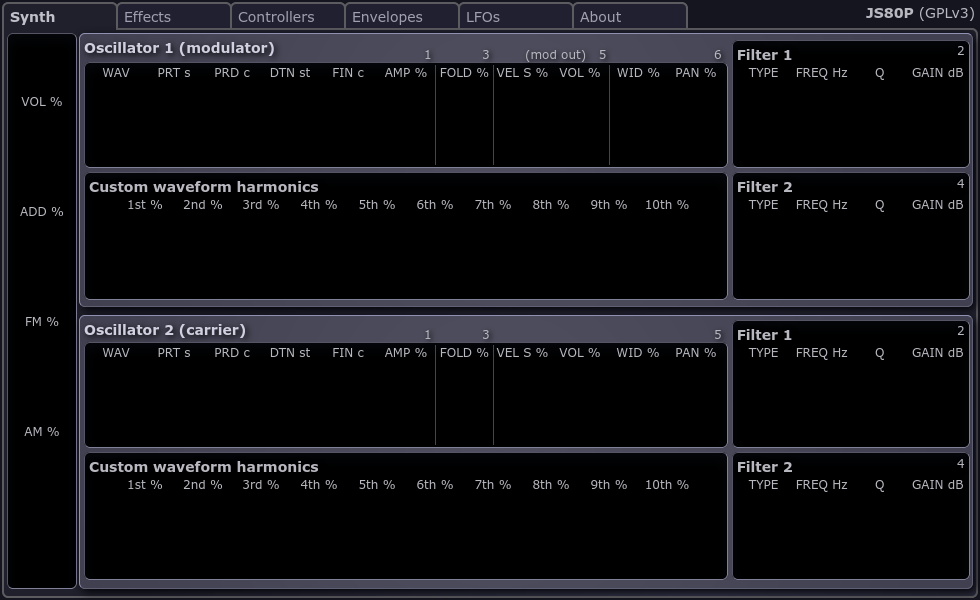
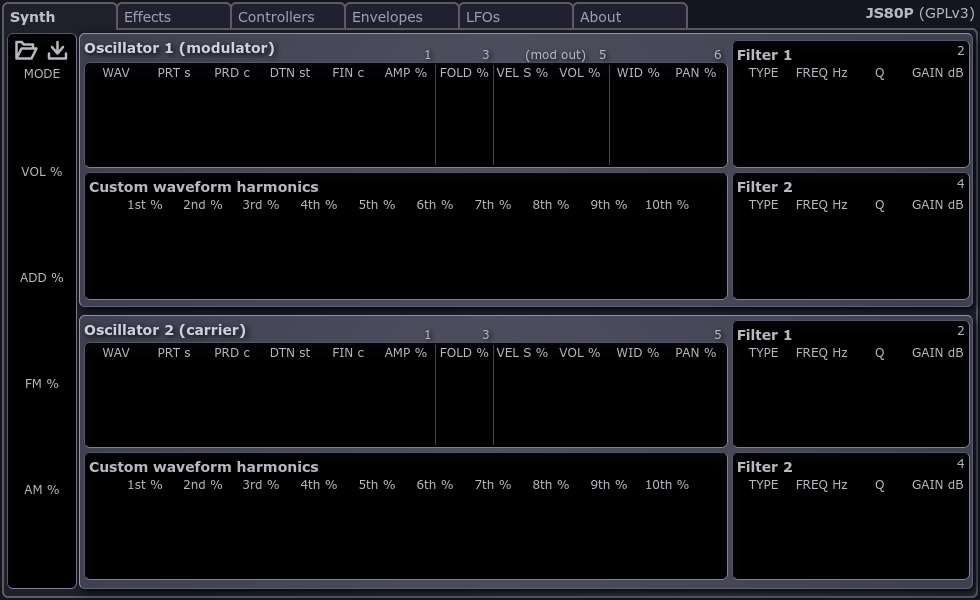
The second (980, 600) image is a revision of the first. Changes to its layers:
painted on "synth" over [15,40,68,494]
